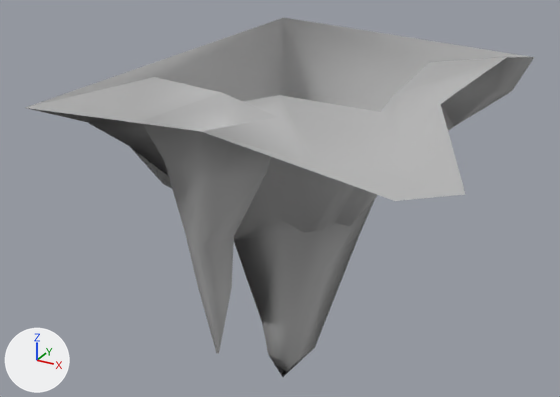
Renders of the FBX model Files/Art/Models/Placeholders/FBX/UCorner_Stalag2.fbx from each side of a commit.
The view is the same before and after, from a 50 mm camera at (-0.4369, 0.1702, 0.5117) aimed at (-0.4663, 0.2236, 0.485). The axes (+X, +Y, +Z) are drawn at lower left. The lights are the same throughout. Where no turn or scale is listed for an object, it has been applied to the vertices.

The first picture shows 'UCorner_Stalag2'.
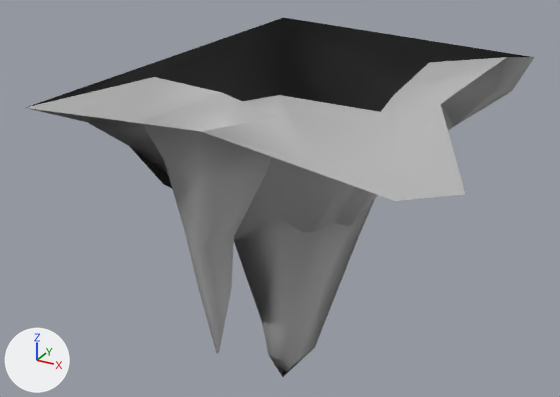
The change, as JSON lines over the scene's bpy script:
```json
{"op": "add", "block": "mat_unlitblack", "code": ["mat_unlitblack = principled_material('UnlitBlack')", "mat_unlitblack.base_color = (0.0, 0.0, 0.0)  # black #000000"]}
{"block": "me_mesh", "where": "me_mesh.from_pydata(...)  # 78 vertices, 88 faces; spans x 0.0..0.0294, y -0.0379..0.0001, z -0.0445..0.0"}
{"block": "me_mesh", "where": "# used by ob_ucorner_stalag2; location = (-0.47517, 0.24047, 0.49676)"}
{"block": "me_mesh", "change": "me_mesh part 1: all 5 faces centred in x 0.0, y -0.0217..-0.0083, z -0.0121..-0.0009 switch from mat_ucorner_stalag2_m (grey #bcbcbc) to mat_unlitblack (black #000000)"}
{"block": "me_mesh", "change": "me_mesh part 2: all 5 faces centred in x 0.0068..0.0163, y 0.0, z -0.0133..-0.0019 switch from mat_ucorner_stalag2_m (grey #bcbcbc) to mat_unlitblack (black #000000)"}
{"block": "me_mesh", "change": "me_mesh part 3: all 2 faces centred in x 0.0..0.0014, y -0.0021..0.0, z -0.0293..-0.0277 switch from mat_ucorner_stalag2_m (grey #bcbcbc) to mat_unlitblack (black #000000)"}
{"block": "me_mesh", "change": "me_mesh part 4: the 1 face centred in x 0.0, y -0.0052, z -0.0182 switches from mat_ucorner_stalag2_m (grey #bcbcbc) to mat_unlitblack (black #000000)"}
{"block": "me_mesh", "change": "me_mesh part 5: the 1 face centred in x 0.0046, y 0.0, z -0.0203 switches from mat_ucorner_stalag2_m (grey #bcbcbc) to mat_unlitblack (black #000000)"}
```

Boxes [x1, y1, x2, y2] around the edits, measured in the pictures (560 x 397 px):
```json
{"part": 1, "of": "me_mesh", "change": "recoloured", "before": [25, 17, 284, 188], "after": [25, 17, 284, 188], "on screen": "grey to black"}
{"part": 2, "of": "me_mesh", "change": "recoloured", "before": [284, 18, 530, 112], "after": [284, 18, 530, 112], "on screen": "grey to black"}
{"part": 3, "of": "me_mesh", "change": "recoloured", "before": [278, 18, 291, 97], "after": [278, 18, 291, 97], "on screen": "grey to black"}
{"part": 4, "of": "me_mesh", "change": "recoloured", "before": [266, 22, 283, 97], "after": [266, 22, 283, 97], "on screen": "grey to black"}
{"part": 5, "of": "me_mesh", "change": "recoloured", "before": [284, 20, 313, 101], "after": [284, 20, 313, 101], "on screen": "grey to black"}
```
